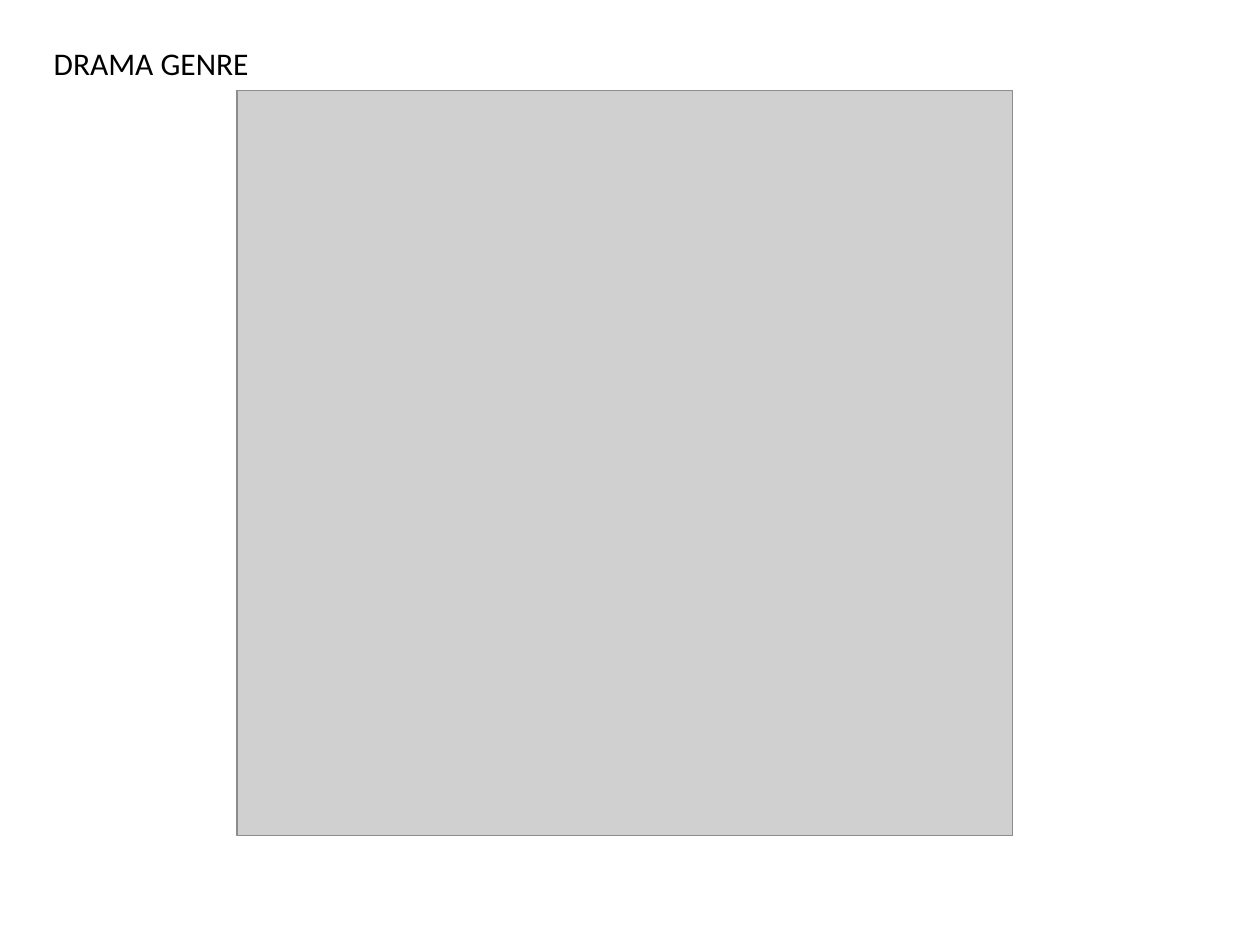
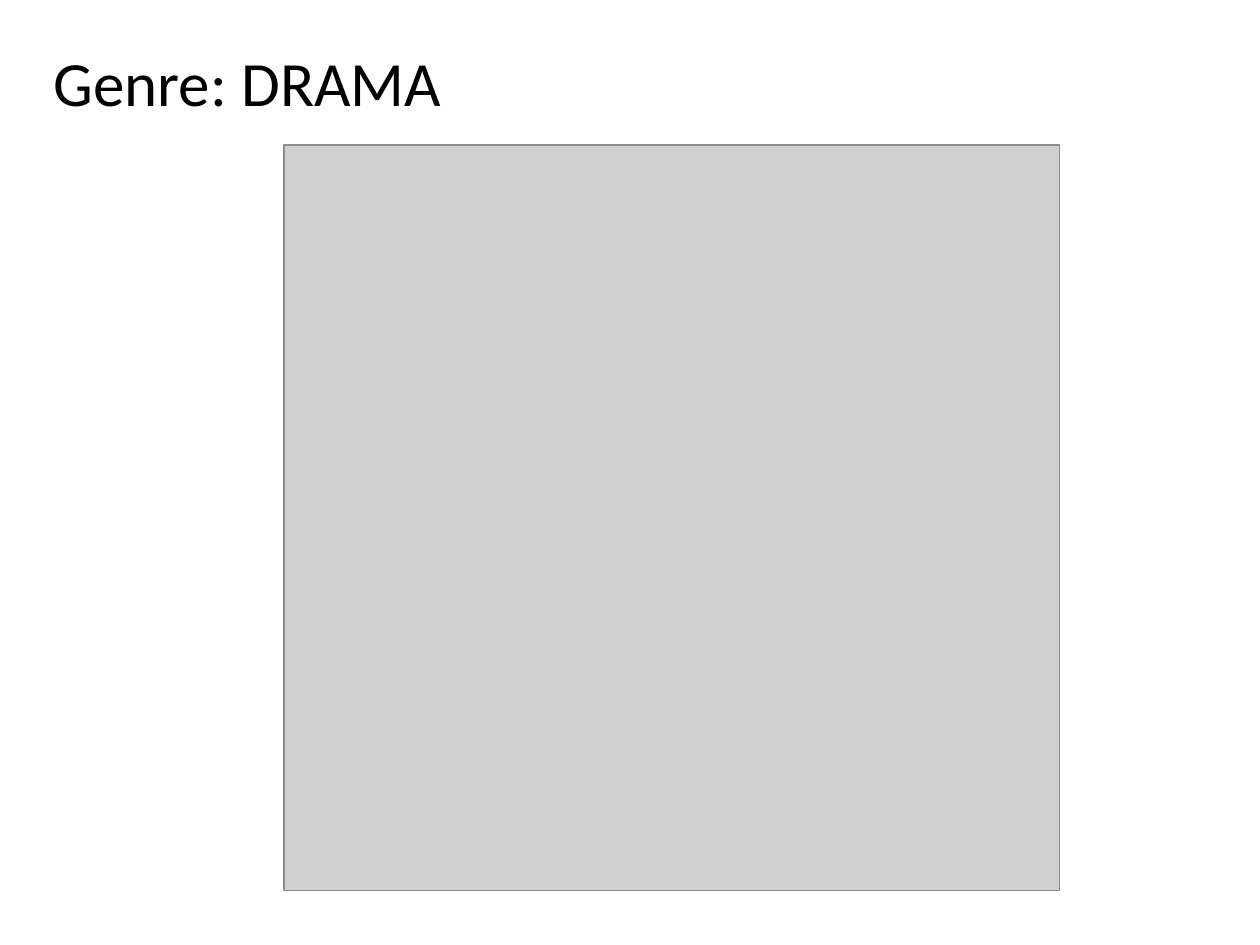
Before and after one commit to karmacelina/predicting_movie_widest_release, a slide deck: slide 11 of Luther_presentation.pptx. Drawn at 1260x945 pixels with LibreOffice and Linux fonts; fonts in the diff are those of the drawing; grey boxes stand for pictures. Boxes give left, top, right and bottom in pixels: in the first picture for what was removed or moved away, otherwise in the second. Text is boxed around its words. In the diff, an @@ line names an element or a change of style, - is before the commit and + after.

```diff
--- a/Luther_presentation.pptx
+++ b/Luther_presentation.pptx
@@ text at bbox=[54, 65, 441, 107]: text changed; size 18 to 36 pt @@
-DRAMA GENRE
+Genre: DRAMA
@@ picture: place and size @@
-picture at bbox=[237, 91, 1012, 837]
+picture at bbox=[284, 145, 1058, 891]
```
Also in this commit, not shown: 5 other slides changed, 3 slides added, 3 slides removed.
